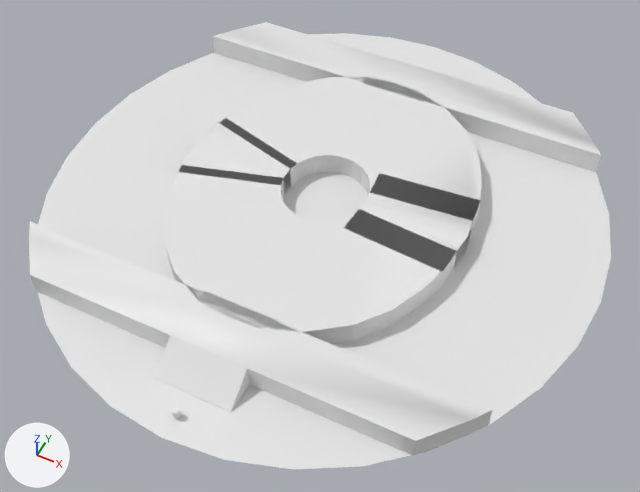
What one commit did to the FBX model Assets/Levels/LvLC.fbx.
The view is the same before and after, from a camera (50 mm lens) standing at (166.0, -339.0, 384.0) and looking at (10.0, -27.0, -6.0). The lights are fixed; the arrows at lower left show +X, +Y and +Z. Where no turn or scale is listed for an object, it has been applied to the vertices. Vertices at the same position are counted once.
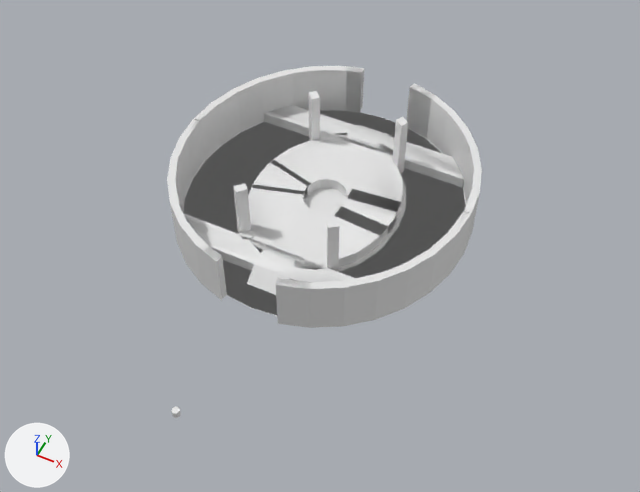
Location of each change, [x1, y1, x2, y2] in pixels of the pictures (640 x 492 px; the box of a moved part takes in the faces that stretch with it):
'Circle', reshaped, rescaled (46% narrower, 41% shorter): before [29, 22, 611, 470]; after [167, 66, 482, 328]
part 1 of me_circle_001, moved or reshaped: before [284, 182, 469, 267]; after [304, 193, 396, 234]
part 2 of me_circle_001, added: after [167, 119, 472, 328]
part 3 of me_circle_001, added: after [194, 66, 482, 252]
part 4 of me_circle_001, built on: before [38, 33, 611, 470]; after [184, 91, 465, 315]

What changed in the scene script:
```text
Change me_circle_001:
    used by ob_circle; location = (0.0, 0.0, 0.0); scale = (169.0, 178.0, 169.0)
    remove me_circle_001.from_pydata(...)  # 276 vertices, 147 faces; spans x -1.0..1.0, y -1.0..1.0, z -0.01..0.08
    add me_circle_001.from_pydata(...)  # 634 vertices, 358 faces; spans x -1.06..1.06, y -1.06..1.06, z 0.0..0.47
    me_circle_001 part 1: the loose piece of 32 vertices spanning x -0.64..0.64, y -0.6..0.6, z -0.01 is mirrored in y about its middle, then moved by (0.0, 0.03, 0.01)
    me_circle_001 part 2: a new loose piece of 122 vertices spanning x -1.06..1.06, y -1.04..0.0, z 0.0..0.39
    me_circle_001 part 3: a new loose piece of 122 vertices spanning x -1.06..1.06, y 0.0..1.04, z 0.0..0.39
    me_circle_001 part 4
    13 faces are deleted
    1 vertex moves within x 0.35, y 0.48, z 0.0
    85 vertices are added at x -0.64..0.64, y -1.06..1.06, z 0.0..0.47
    6 new vertices lie (0.0, 0.0, 0.39) away from vertices in x -0.35..0.35, y -0.57..0.48, z 0.08
    5 new vertices lie (-0.05, -0.05, 0.0) away from vertices in x -0.35..-0.26, y -0.54..-0.46, z 0.0..0.47
    5 new vertices lie (-0.05, 0.05, 0.0) away from vertices in x -0.35..-0.26, y 0.46..0.54, z 0.0..0.47
    13 new vertices lie (0.0, 0.0, 0.08) away from vertices in x -0.31..0.37, y -0.64..0.64, z 0.0
    90 new faces join them
Change ob_circle:
    ob_circle.scale: (169.0, 178.0, 169.0) -> (84.4, 89.0, 84.4)
```
